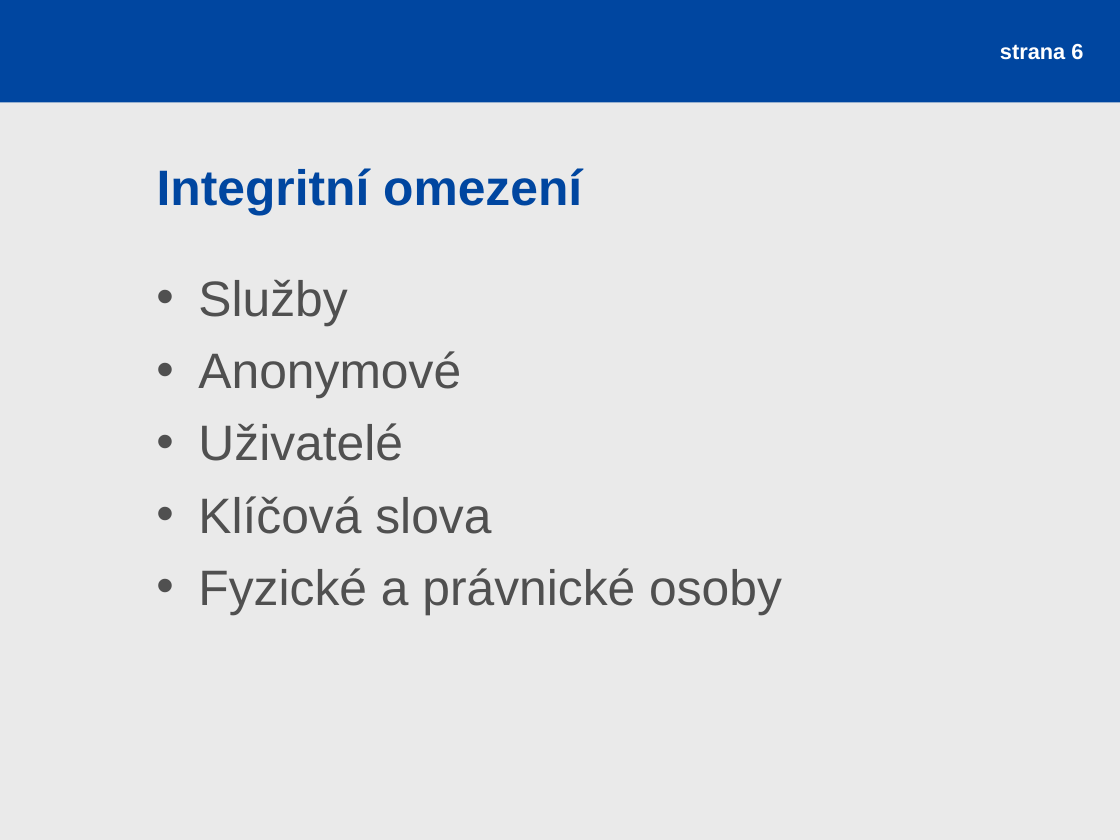
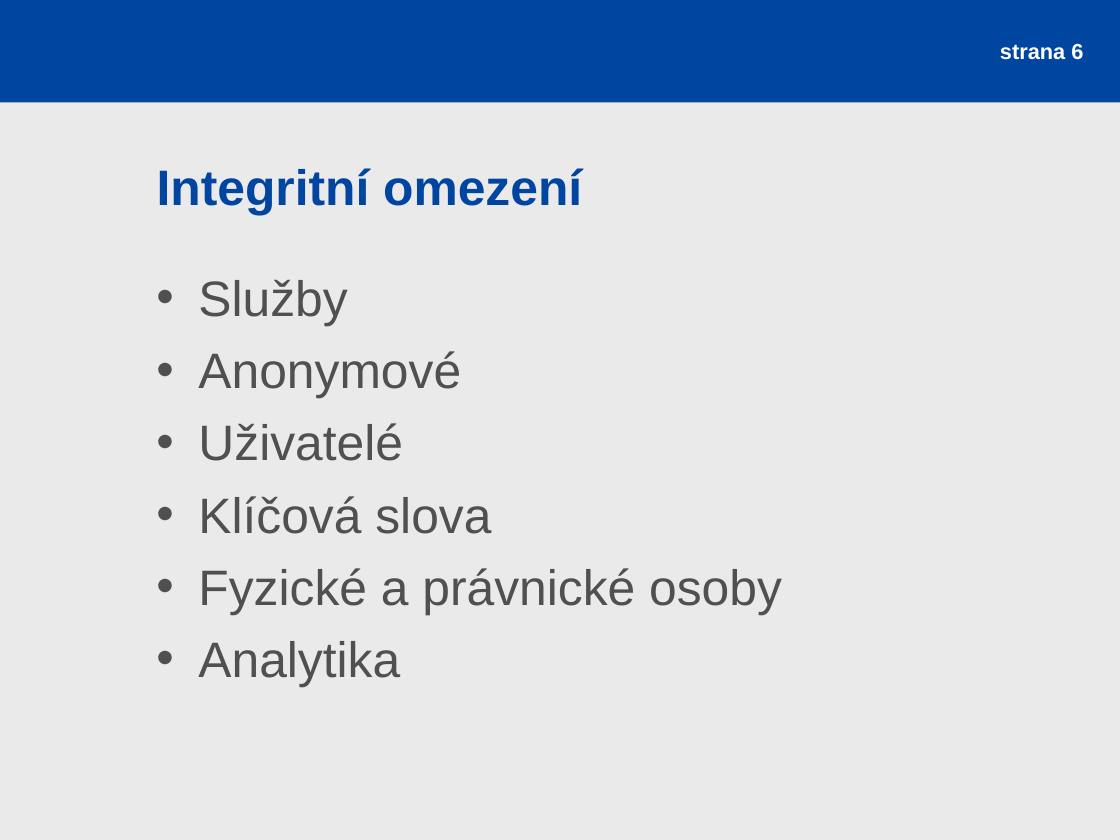
Before and after one commit to rajzik/databaze, a slide deck: slide 6 of prezentace.ppt. Drawn at 1120x840 pixels with LibreOffice and Linux fonts; fonts in the diff are those of the drawing. Boxes give left, top, right and bottom in pixels: in the first picture for what was removed or moved away, otherwise in the second. Text is boxed around its words. In the diff, an @@ line names an element or a change of style, - is before the commit and + after.

Commit message:
Never ending too late now

```diff
--- a/prezentace.ppt
+++ b/prezentace.ppt
@@ text at [198, 641, 400, 687]: paragraph added @@
+• Analytika
```
